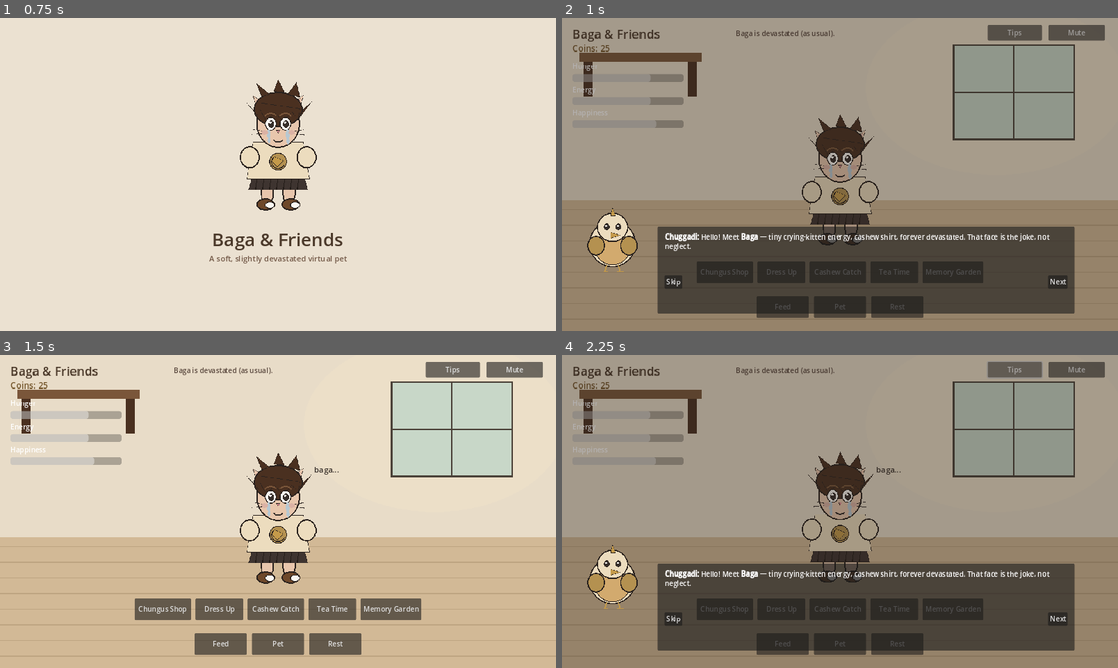
Above: before the commit, frames 1-4 (two rows, left to right).
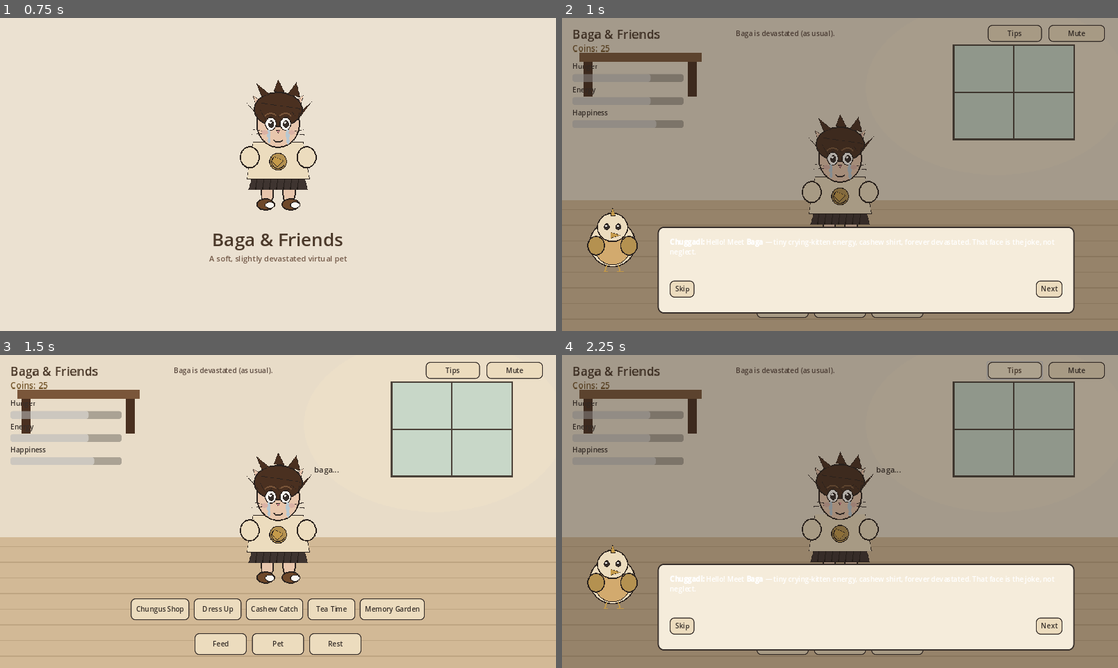
Above: after the commit, the same moments.

Repository: jxav22/baga-and-friends
Game: Godot game, scene res://scenes/Boot.tscn
The game is run twice, just before and just after one commit, with the same random seed, the same clock (stepped at 60 frames per second) and the same inputs.
Inputs:
- Up to frame 1 (0.75 s): tap Enter at 0.5 s; hold D (move_right) from 0.53 s (still down); tap Space (action_confirm) at 0.6 s
- Up to frame 2 (1 s): keep holding D (move_right)
- Up to frame 3 (1.5 s): release D (move_right) at 1.25 s; click "Skip" at 1.25 s
- Up to frame 4 (2.25 s): click "Tips" at 2 s

Frame 1 is identical in both runs. In frame 2, 21% of the frame differs, in the area x 2-98%, y 2-96%; in frame 3, 6.5%; in frame 4, 21%.

Commit message:
Integration polish: theme wiring, shop layout, smoke test, HANDOFF
- Apply baga_theme on Boot/MainRoom
- Fix ChungusShop preview VBox + Chuggadi mouse filter
- Add headless SmokeTest scene (PASS)
- Ignore local worktrees/; refresh HANDOFF

Co-authored-by: Jason <jasxavier7@gmail.com>

Diff:
--- a/scenes/Boot.gd
+++ b/scenes/Boot.gd
@@ -2,6 +2,9 @@
 
 
 func _ready() -> void:
+	var theme_res := load("res://themes/baga_theme.tres")
+	if theme_res:
+		theme = theme_res
 	$Title.text = "Baga & Friends"
 	$Subtitle.text = "A soft, slightly devastated virtual pet"
 	await get_tree().create_timer(0.9).timeout
--- a/scenes/ChungusShop.tscn
+++ b/scenes/ChungusShop.tscn
@@ -57,13 +57,17 @@
 offset_right = 980.0
 offset_bottom = 420.0
 
-[node name="Preview" type="TextureRect" parent="PreviewPanel"]
+[node name="VBox" type="VBoxContainer" parent="PreviewPanel"]
+layout_mode = 2
+theme_override_constants/separation = 10
+
+[node name="Preview" type="TextureRect" parent="PreviewPanel/VBox"]
 custom_minimum_size = Vector2(160, 160)
 layout_mode = 2
 expand_mode = 1
 stretch_mode = 5
 
-[node name="Detail" type="Label" parent="PreviewPanel"]
+[node name="Detail" type="Label" parent="PreviewPanel/VBox"]
 layout_mode = 2
 autowrap_mode = 3
 text = "Select an item"
--- /dev/null
+++ b/scenes/SmokeTest.tscn
@@ -0,0 +1,6 @@
+[gd_scene load_steps=2 format=3]
+
+[ext_resource type="Script" path="res://scripts/smoke_test.gd" id="1"]
+
+[node name="SmokeTest" type="Node"]
+script = ExtResource("1")
--- a/scripts/baga/MainRoom.gd
+++ b/scripts/baga/MainRoom.gd
@@ -17,6 +17,9 @@
 
 
 func _ready() -> void:
+	var theme_res := load("res://themes/baga_theme.tres")
+	if theme_res:
+		theme = theme_res
 	_spawn_baga()
 	_connect_signals()
 	_refresh_hud()
--- a/scripts/shop/ChungusShop.gd
+++ b/scripts/shop/ChungusShop.gd
@@ -2,8 +2,8 @@
 ## Chungus shop — browse, preview, buy 12 cosmetics.
 
 @onready var list: VBoxContainer = $Scroll/List
-@onready var preview: TextureRect = $PreviewPanel/Preview
-@onready var detail: Label = $PreviewPanel/Detail
+@onready var preview: TextureRect = $PreviewPanel/VBox/Preview
+@onready var detail: Label = $PreviewPanel/VBox/Detail
 @onready var coins_label: Label = $CoinsLabel
 @onready var chungus: TextureRect = $Chungus
 @onready var speech: Label = $ChungusSpeech
--- /dev/null
+++ b/scripts/smoke_test.gd
@@ -0,0 +1,46 @@
+extends Node
+## Headless smoke scene. Run:
+## godot --headless --path . --scene res://scenes/SmokeTest.tscn
+
+
+func _ready() -> void:
+	await get_tree().process_frame
+	print("SMOKE: start coins=", GameState.coins)
+	GameState.feed()
+	GameState.pet()
+	GameState.rest()
+	GameState.award_coins(5)
+	var cheap := ""
+	for item in CosmeticCatalog.all_items():
+		if item.price <= GameState.coins:
+			cheap = item.id
+			break
+	if cheap != "":
+		var ok := Inventory.purchase(cheap)
+		print("SMOKE: purchase ", cheap, " -> ", ok)
+		Inventory.equip(cheap)
+	SaveManager.autosave()
+	var scenes := [
+		"res://scenes/MainRoom.tscn",
+		"res://scenes/ChungusShop.tscn",
+		"res://scenes/DressUp.tscn",
+		"res://scenes/CashewCatch.tscn",
+		"res://scenes/TeaTime.tscn",
+		"res://scenes/MemoryGarden.tscn",
+		"res://scenes/Chuggadi.tscn",
+		"res://scenes/Baga.tscn",
+	]
+	for path in scenes:
+		var packed := load(path) as PackedScene
+		if packed == null:
+			push_error("SMOKE FAIL load " + path)
+			get_tree().quit(1)
+			return
+		var node := packed.instantiate()
+		add_child(node)
+		await get_tree().process_frame
+		node.queue_free()
+		await get_tree().process_frame
+		print("SMOKE OK ", path)
+	print("SMOKE PASS coins=", GameState.coins, " owned=", GameState.owned_cosmetics)
+	get_tree().quit(0)
--- a/scripts/tutorial/Chuggadi.gd
+++ b/scripts/tutorial/Chuggadi.gd
@@ -23,16 +23,18 @@
 
 func _ready() -> void:
 	visible = false
-	mouse_filter = Control.MOUSE_FILTER_STOP
+	mouse_filter = Control.MOUSE_FILTER_IGNORE
 	btn_next.pressed.connect(_on_next)
 	btn_skip.pressed.connect(_finish)
-	# If opened as a standalone scene, auto-start then return.
-	if get_parent() == null or get_parent().name == "root":
+	# Standalone navigation (not embedded in MainRoom TutorialHost).
+	await get_tree().process_frame
+	if get_tree().current_scene == self:
 		start_tutorial(true)
 
 
 func start_tutorial(replay: bool = false) -> void:
 	visible = true
+	mouse_filter = Control.MOUSE_FILTER_STOP
 	_step = 0
 	_waiting_action = ""
 	if replay:
@@ -72,6 +74,7 @@
 
 func _finish() -> void:
 	visible = false
+	mouse_filter = Control.MOUSE_FILTER_IGNORE
 	GameState.complete_tutorial()
 	SaveManager.autosave()
 	GameState.say("baga...")
Not shown, changed: HANDOFF.md
